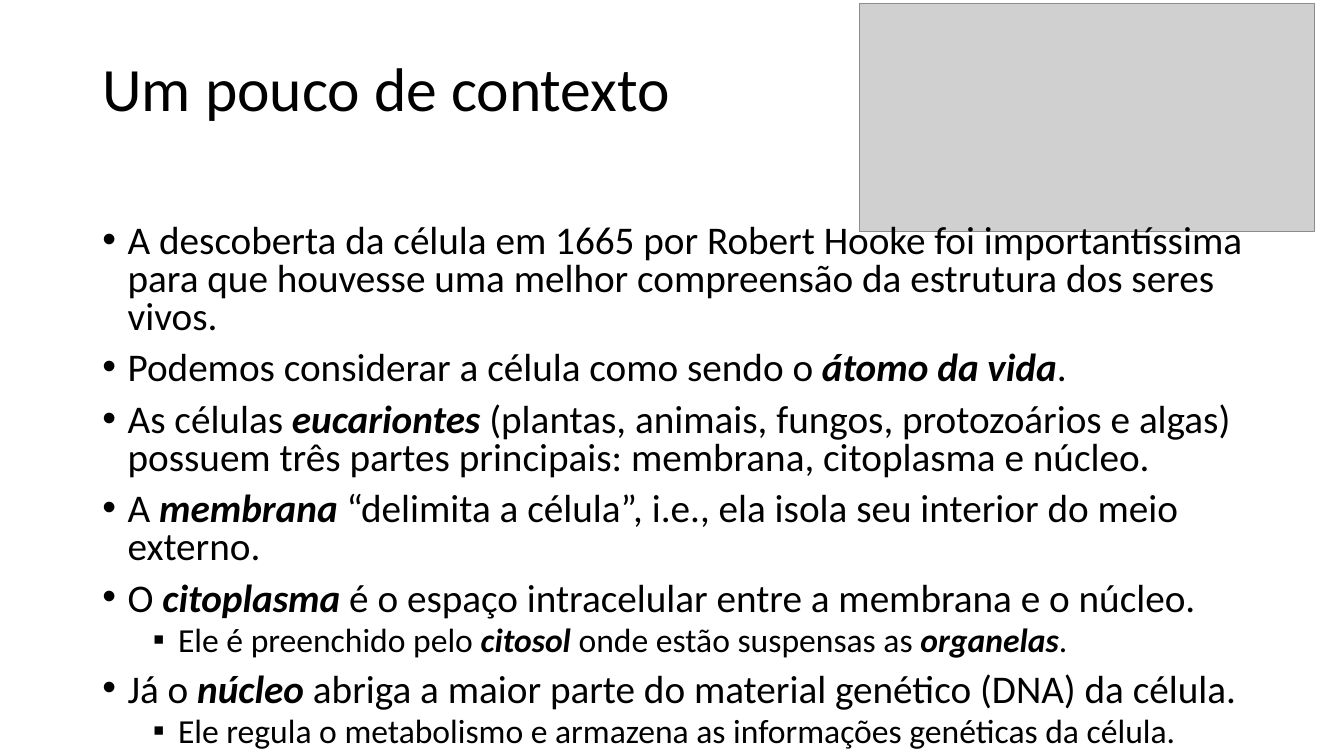
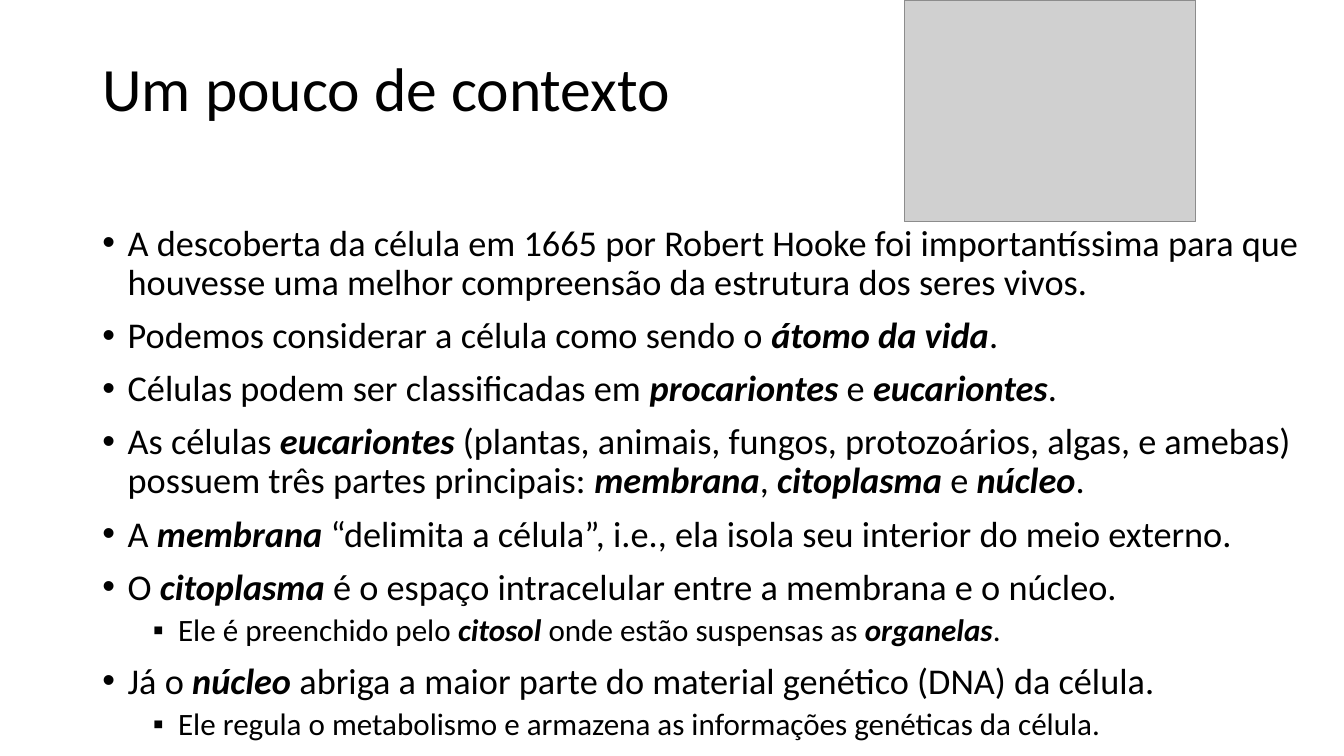
Before and after one commit to zz4fap/t320_aprendizado_de_maquina, a slide deck: slide 5 of slides/T320_Redes_Neurais_Artificiais (Parte I).pptx. Drawn at 1344x756 pixels with LibreOffice and Linux fonts; fonts in the diff are those of the drawing; grey boxes stand for pictures. Boxes give left, top, right and bottom in pixels: in the first picture for what was removed or moved away, otherwise in the second. Text is boxed around its words. In the diff, an @@ line names an element or a change of style, - is before the commit and + after.

```diff
--- a/slides/T320_Redes_Neurais_Artificiais (Parte I).pptx
+++ b/slides/T320_Redes_Neurais_Artificiais (Parte I).pptx
@@ picture: place and size @@
-picture at box(860, 4, 1316, 232)
+picture at box(904, 0, 1197, 222)
@@ text at box(128, 230, 1298, 741): size 28 to 25.9 pt in "A descoberta da célula em 1665 por ...", "Podemos considerar a célula como sendo o ...", "A membrana “delimita a célula”, i.e., ela ...", "O citoplasma é o espaço intracelular entre ..." and 1 more places; size 24 to 22.2 pt in "Ele é preenchido pelo citosol onde estão ...", "Ele regula o metabolismo e armazena as ..."; line spacing 0.8 to 0.9 @@
@@ text at box(128, 375, 1290, 499): text changed; size 28 to 25.9 pt @@
-• As células eucariontes (plantas, animais, fungos, protozoários e algas) possuem três partes principais: membrana, citoplasma e núcleo.
+• Células podem ser classificadas em procariontes e eucariontes.
+• As células eucariontes (plantas, animais, fungos, protozoários, algas, e amebas) possuem três partes principais: membrana, citoplasma e núcleo.
```
Also in this commit, not shown: 5 other slides changed, 1 slide added, 1 other file.
